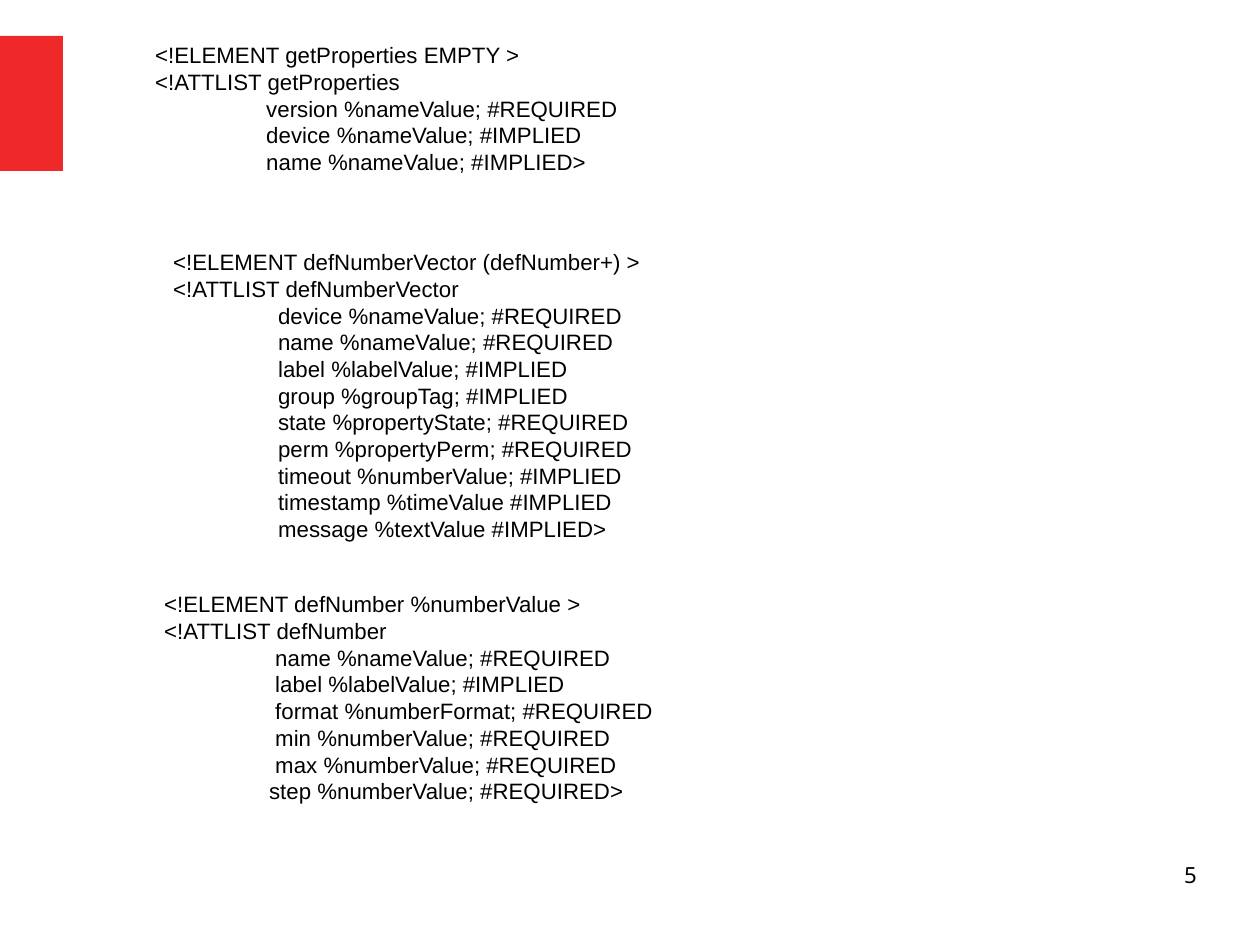
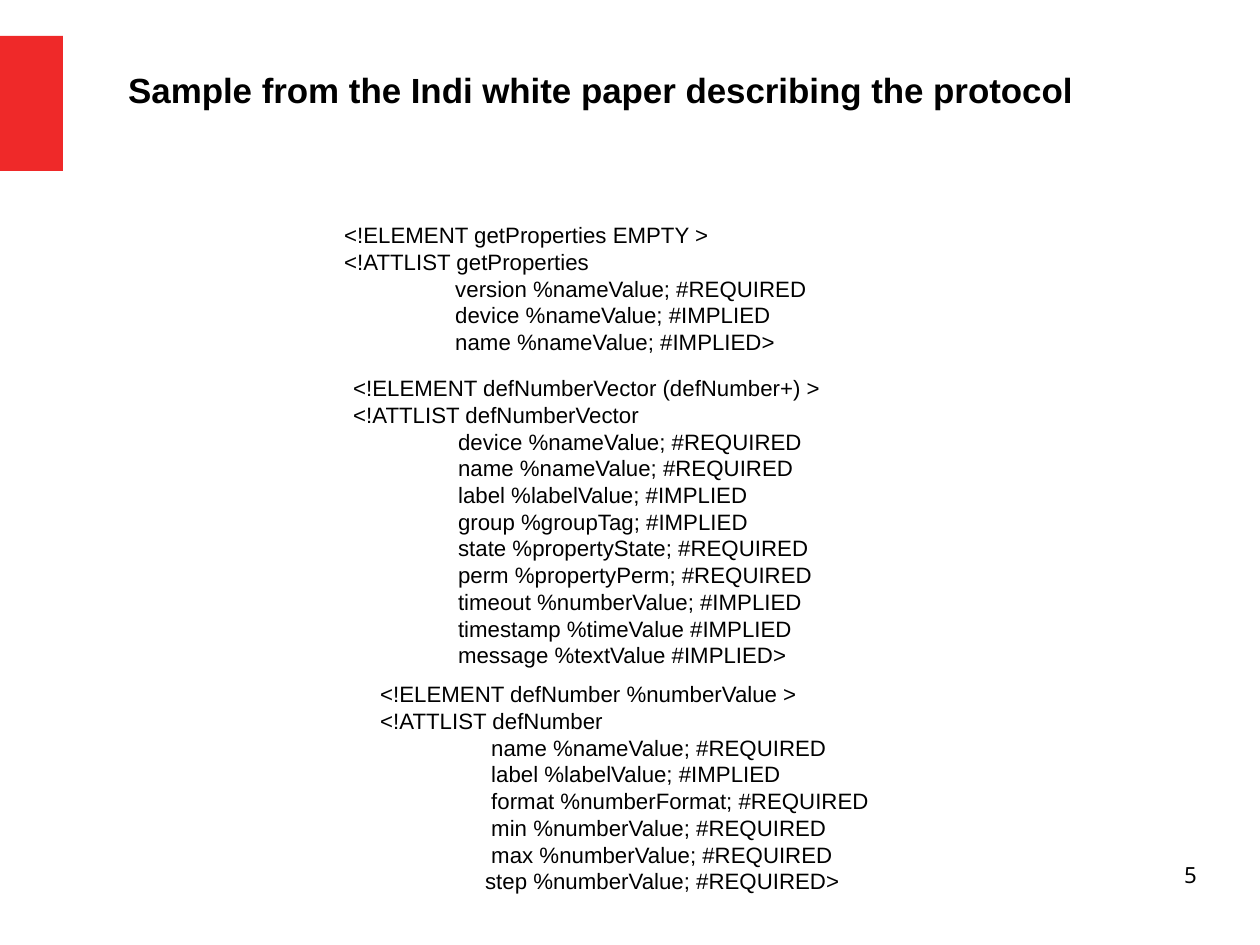
Before and after one commit to bernie-skipole/indi, a slide deck: slide 5 of indislides.odp. Drawn at 1260x945 pixels with LibreOffice and Linux fonts; fonts in the diff are those of the drawing. Boxes give left, top, right and bottom in pixels: in the first picture for what was removed or moved away, otherwise in the second. Text is boxed around its words. In the diff, an @@ line names an element or a change of style, - is before the commit and + after.

```diff
--- a/indislides.odp
+++ b/indislides.odp
@@ text added at (128, 77, 1072, 110), 22 pt, text #000000, bold @@
+Sample from the Indi white paper describing the protocol
@@ text "<!ELEMENT getProperties EMPTY >": place and size @@
-text "<!ELEMENT getProperties EMPTY >" at (155, 47, 617, 173)
+text "<!ELEMENT getProperties EMPTY >" at (344, 227, 806, 353)
@@ text "<!ELEMENT defNumberVector (defNumber+) >": place and size @@
-text "<!ELEMENT defNumberVector (defNumber+) >" at (173, 254, 632, 542)
+text "<!ELEMENT defNumberVector (defNumber+) >" at (353, 380, 812, 668)
@@ text "<!ELEMENT defNumber %numberValue >": place and size @@
-text "<!ELEMENT defNumber %numberValue >" at (164, 596, 653, 804)
+text "<!ELEMENT defNumber %numberValue >" at (380, 686, 869, 894)
```
Also in this commit, not shown: 7 other slides changed, 2 slides added.
